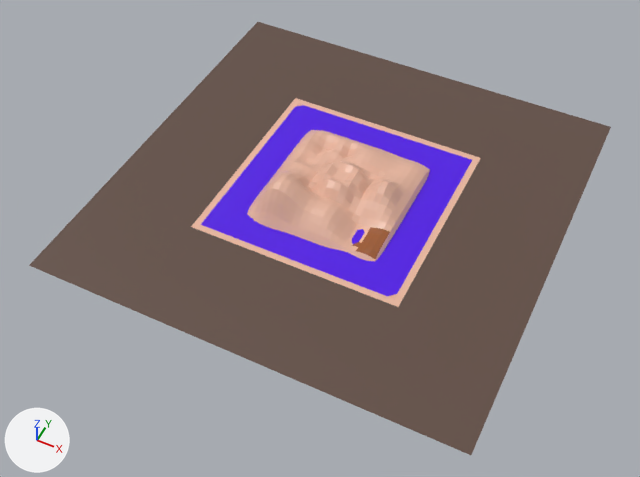
Renders of the glTF model models/terrain_island.glb from each side of a commit.
Camera for both pictures: a 50 mm camera at (341.0, -426.0, 582.0) aimed at (99.0, 58.0, -24.0). The lights are fixed; the arrows at lower left show +X, +Y and +Z. Vertices at the same position are counted once.

In view in the first picture: 'blocked_area', 'fertile_land', 'land', 'water'.
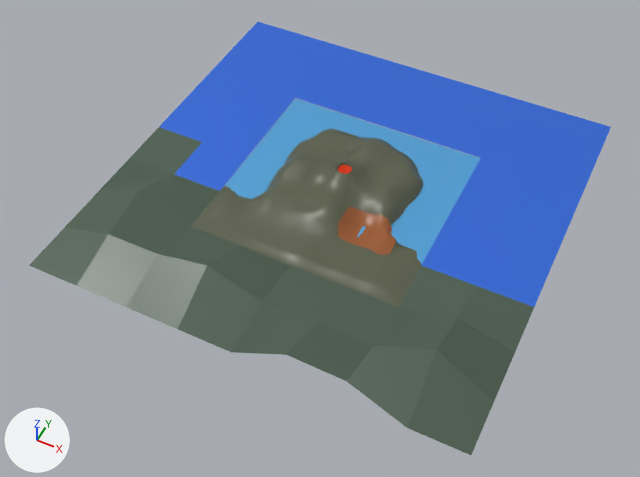
Where the newer file only moved an object's origin or applied its transform, the numbers keep the older frame.

Pixel boxes [x1, y1, x2, y2] of what changed, in the pictures (640 x 477 px; the box of a moved part takes in the faces that stretch with it):
'land', recoloured, reshaped, moved
    before: [191, 98, 481, 307]
    after: [191, 129, 424, 307]
'water', recoloured, moved, rescaled (purple to blue)
    before: [201, 105, 472, 296]
    after: [225, 99, 481, 298]
'fertile_land', reshaped, moved (51% wider, 48% taller)
    before: [352, 227, 390, 259]
    after: [338, 207, 396, 255]
'lava', added
    after: [338, 164, 352, 174]
part 1 of me_plane_002, moved or reshaped
    before: [126, 142, 534, 401]
    after: [126, 142, 534, 381]
part 2 of me_plane_002, recoloured (brown to grey)
    both: [29, 127, 515, 455]
part 3 of me_plane_002, recoloured (brown to blue)
    both: [159, 22, 611, 307]
part 4 of me_plane_003, added (brown)
    after: [338, 207, 396, 255]
part 5 of me_plane_003, deleted (brown)
    before: [352, 227, 390, 259]

The change, as a list of edits to the scene's bpy script:
```text
Change mat_land:
    mat_land.base_color: (0.802, 0.468, 0.347) -> (0.103, 0.112, 0.0682)  # beige #e7b69f -> dark green #5a5e4a
Add mat_blckd_land:
    mat_blckd_land = principled_material('blckd_Land')
    mat_blckd_land.base_color = (0.0722, 0.112, 0.0783)  # dark green #4c5e4f
    mat_blckd_land.roughness = 0.4
Add mat_water_blckd:
    mat_water_blckd = principled_material('water_blckd')
    mat_water_blckd.base_color = (0.0447, 0.177, 0.802)  # blue #3c75e7
    mat_water_blckd.metallic = 0.514
    mat_water_blckd.roughness = 0.482
Change me_plane_002:
    remove me_plane_002.from_pydata(...)  # 184 vertices, 208 faces; spans x -200.0..200.0, y -200.0..200.0, z 0.0
    add me_plane_002.from_pydata(...)  # 184 vertices, 208 faces; spans x -200.0..200.0, y -200.0..200.0, z 0.0..36.0
    me_plane_002 part 1
    12 vertices are removed from x -75.0..150.0, y -150.0..-100.0, z 0.0
    63 faces are deleted
    3 vertices in x -94.0..-81.0, y -100.0, z 0.0 move by (0.0, 0.0, 1.0)
    6 vertices move from x -150.0..150.0, y -200.0..-100.0, z 0.0 to x -150.0..150.0, y -200.0..-100.0, z 15.0..36.0
    12 vertices are added at x -75.0..150.0, y -150.0..-100.0, z 1.0..27.0
    61 new faces join them, mat_blckd_land (dark green #4c5e4f)
    2 new faces join them, mat_water_blckd (blue #3c75e7)
    me_plane_002 part 2: 23 faces spanning x -200.0..200.0, y -200.0..0.0, z 0.0..36.0 switch from mat_blockedarea (brown #634e44) to mat_blckd_land (dark green #4c5e4f)
    me_plane_002 part 3: 122 faces spanning x -200.0..200.0, y -50.0..200.0, z 0.0 switch from mat_blockedarea (brown #634e44) to mat_water_blckd (blue #3c75e7)
Change me_plane:
    remove me_plane.from_pydata(...)  # 1081 vertices, 2016 faces; spans x -100.0..100.0, y -100.0..100.0, z -16.0..33.0
    add me_plane.from_pydata(...)  # 1054 vertices, 1946 faces; spans x 0.0..200.0, y 0.0..200.0, z -17.0..24.0
    me_plane part 6: 1077 vertices removed from x -100.0..100.0, y -100.0..100.0, z -16.0..33.0; 1050 vertices added at x 0.0..200.0, y 0.0..200.0, z -17.0..24.0
Change me_plane_001:
    where me_plane_001.from_pydata(...)  # 120 vertices, 118 faces; spans x -94.0..94.0, y -94.0..94.0, z 0.0
    remove me_plane_001.materials.append(mat_water)  # purple #5000e7
    add me_plane_001.materials.append(mat_water_001)  # blue #5eb1e7
Change me_plane_003:
    remove me_plane_003.from_pydata(...)  # 26 vertices, 32 faces; spans x 37.5..62.5, y -62.5..-31.2, z -0.8..6.1
    add me_plane_003.from_pydata(...)  # 62 vertices, 94 faces; spans x 118.8..171.0, y 44.1..81.6, z -1.7..10.5
    me_plane_003 part 4: 62 vertices added at x 118.8..171.0, y 44.1..81.6, z -1.7..10.5
    me_plane_003 part 5: 26 vertices removed from x 37.5..62.5, y -62.5..-31.2, z -0.8..6.1
Add me_plane_006:
    me_plane_006.from_pydata([(100.0, 100.0, 21.2), (100.0, 92.99, 21.47), (107.34, 100.0, 21.47), (100.0, 107.01, 21.47), (92.66, 100.0, 21.47), (105.44, 94.68, 22.45), (95.08, 105.18, 22.45), (104.89, 105.57, 22.58), (95.14, 94.74, 22.45)], [], [(8, 1, 0), (8, 0, 4), (1, 5, 2), (1, 2, 0), (4, 0, 3), (4, 3, 6), (0, 2, 7), (0, 7, 3)])
    me_plane_006.materials.append(mat_lava)  # orange #e7380b
Change ob_land:
    ob_land.location: (100.0, 100.0, 0.0) -> (0.0, 0.0, 0.0)
Change ob_water:
    ob_water.location: (100.0, 100.0, 0.0) -> (100.0, 100.0, -0.6)
    ob_water.scale: (1.0, 1.0, 1.0) -> (1.07, 1.07, 1.01)
Change ob_fertile_land:
    ob_fertile_land.location: (100.0, 100.0, 0.0) -> (0.0, 0.0, 0.0)
Add ob_lava:
    ob_lava = bpy.data.objects.new('lava', me_plane_006)
    ob_lava.location = (0.0, 6.4, 0.0)
```
